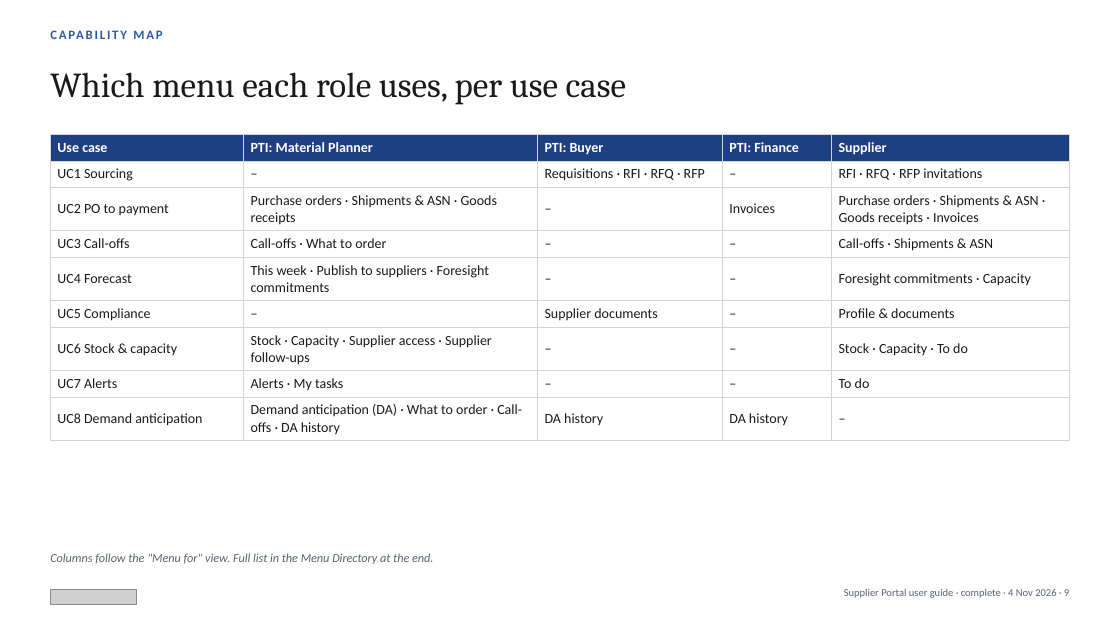
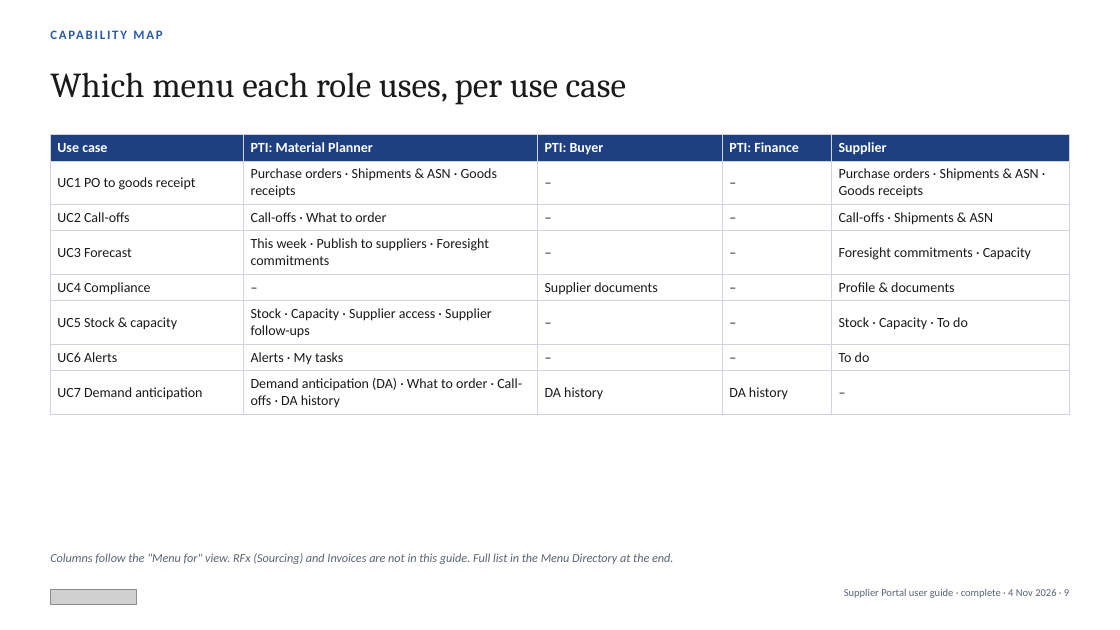
Before and after one commit to javal999/paragon-supplier-portal, a slide deck: slide 9 of docs/supplier-hub/user-guide/Paragon-Supplier-Portal-User-Guide.pptx. Drawn at 1120x630 pixels with LibreOffice and Linux fonts; fonts in the diff are those of the drawing; grey boxes stand for pictures. Boxes give left, top, right and bottom in pixels: in the first picture for what was removed or moved away, otherwise in the second. Text is boxed around its words. In the diff, an @@ line names an element or a change of style, - is before the commit and + after.

```diff
--- a/docs/supplier-hub/user-guide/Paragon-Supplier-Portal-User-Guide.pptx
+++ b/docs/supplier-hub/user-guide/Paragon-Supplier-Portal-User-Guide.pptx
@@ table at (50,134,1070,412) @@
-row 2: UC1 Sourcing | – | Requisitions · RFI · RFQ · RFP | – | RFI · RFQ · RFP invitations
-row 3: UC2 PO to payment | Purchase orders · Shipments & ASN · Goods receipts | – | Invoices | Purchase orders · Shipments & ASN · Goods receipts · Invoices
-row 4: UC3 Call-offs | Call-offs · What to order | – | – | Call-offs · Shipments & ASN
-row 5: UC4 Forecast | This week · Publish to suppliers · Foresight commitments | – | – | Foresight commitments · Capacity
-row 6: UC5 Compliance | – | Supplier documents | – | Profile & documents
-row 7: UC6 Stock & capacity | Stock · Capacity · Supplier access · Supplier follow-ups | – | – | Stock · Capacity · To do
-row 8: UC7 Alerts | Alerts · My tasks | – | – | To do
-row 9: UC8 Demand anticipation | Demand anticipation (DA) · What to order · Call-offs · DA history | DA history | DA history | –
+row 2: UC1 PO to goods receipt | Purchase orders · Shipments & ASN · Goods receipts | – | – | Purchase orders · Shipments & ASN · Goods receipts
+row 3: UC2 Call-offs | Call-offs · What to order | – | – | Call-offs · Shipments & ASN
+row 4: UC3 Forecast | This week · Publish to suppliers · Foresight commitments | – | – | Foresight commitments · Capacity
+row 5: UC4 Compliance | – | Supplier documents | – | Profile & documents
+row 6: UC5 Stock & capacity | Stock · Capacity · Supplier access · Supplier follow-ups | – | – | Stock · Capacity · To do
+row 7: UC6 Alerts | Alerts · My tasks | – | – | To do
+row 8: UC7 Demand anticipation | Demand anticipation (DA) · What to order · Call-offs · DA history | DA history | DA history | –
@@ text at (50,553,673,564): text changed @@
-Columns follow the "Menu for" view. Full list in the Menu Directory at the end.
+Columns follow the "Menu for" view. RFx (Sourcing) and Invoices are not in this guide. Full list in the Menu Directory at the end.
```
Also in this commit, not shown: 48 other slides changed, 7 slides removed, 9 other files.
